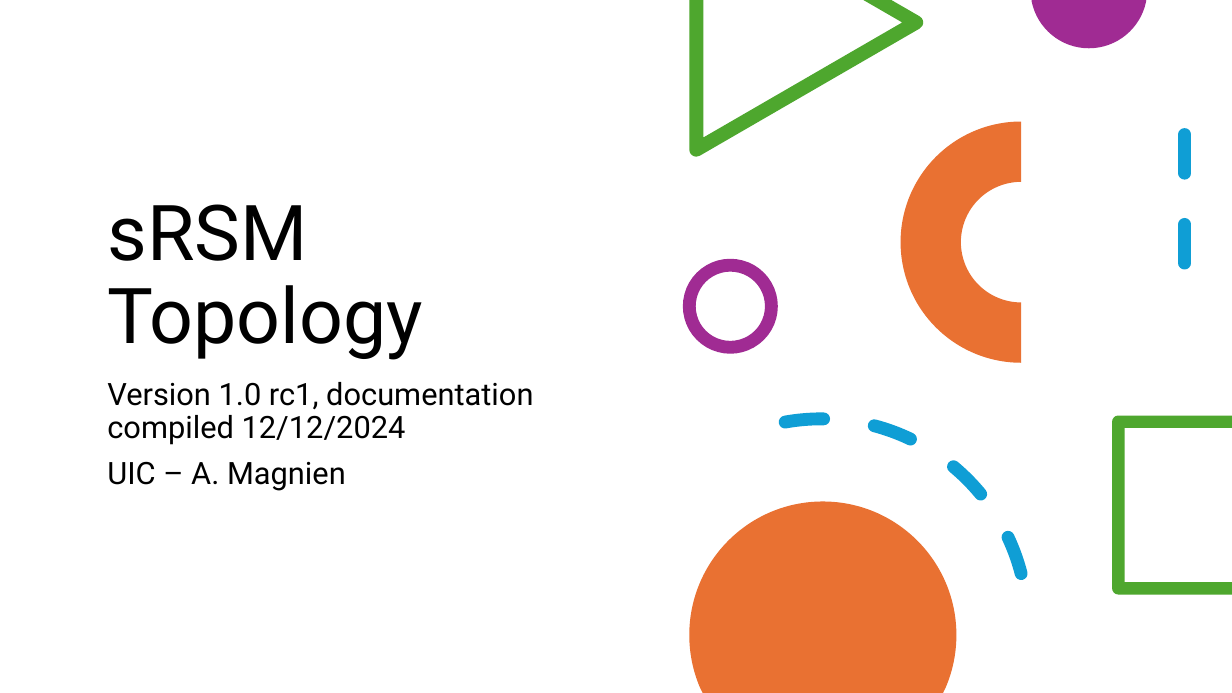
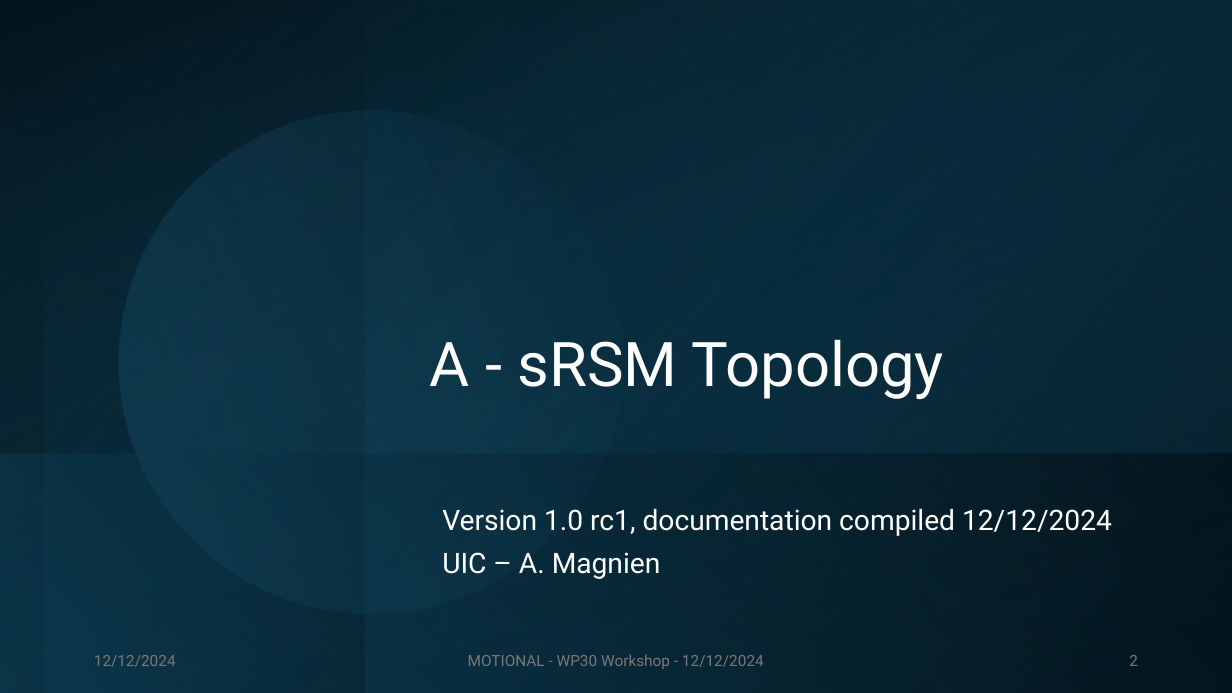
Before and after one commit to UICrail/SemanticRSM, a slide deck: slide 2 of Documentation/illustrations/241212_Topology.pptx. Drawn at 1232x693 pixels with LibreOffice and Linux fonts; fonts in the diff are those of the drawing. Boxes give left, top, right and bottom in pixels: in the first picture for what was removed or moved away, otherwise in the second. Text is boxed around its words. In the diff, an @@ line names an element or a change of style, - is before the commit and + after.

Commit message:
various updates to documentation, external models

```diff
--- a/Documentation/illustrations/241212_Topology.pptx
+++ b/Documentation/illustrations/241212_Topology.pptx
@@ rectangle added at (0, 0, 1232, 693), fill gradient #000000 to #104862 @@
@@ rectangle added at (0, 0, 364, 693), fill gradient #104862 to #000000 @@
@@ rectangle added at (0, 0, 1232, 693), fill gradient #104862 to #000000 @@
@@ rectangle added at (44, 0, 1232, 693), fill gradient #0B3041 to #156082 @@
@@ rectangle added at (365, 1, 1232, 693), fill gradient #104862 to #000000 @@
@@ freeform shape removed at (689, 0, 923, 157) @@
@@ freeform shape removed at (1031, 0, 1146, 48) @@
@@ ellipse added at (79, 72, 663, 653), fill gradient #156082 to #46B1E1 @@
@@ arch (boxed as its full ring) removed at (901, 121, 1142, 362) @@
@@ line removed from (1185, 135) to (1185, 296) @@
@@ ellipse removed at (689, 265, 772, 348) @@
@@ title at (430, 339, 944, 399): text changed; size 60 to 48 pt; text colour #000000 to #FFFFFF @@
-sRSM Topology
+A - sRSM Topology
@@ arc (boxed as its full ellipse) removed at (583, 386, 1062, 693) @@
@@ freeform shape removed at (1113, 416, 1232, 595) @@
@@ rectangle added at (0, 454, 1232, 693), fill gradient #104862 to #000000 @@
@@ text "Version 1.0 rc1, documentation compiled ...": place and size @@
-text "Version 1.0 rc1, documentation compiled ..." at (107, 382, 533, 491)
+text "Version 1.0 rc1, documentation compiled ..." at (442, 508, 1112, 579)
@@ text "Version 1.0 rc1, documentation compiled ..." at (442, 508, 1112, 579): size 24 to 22 pt, text colour #000000 to #FFFFFF @@
@@ freeform shape removed at (689, 502, 957, 693) @@
@@ text added at (94, 655, 176, 667), 12 pt, text #797979 @@
+12/12/2024
@@ text added at (468, 654, 764, 669), 12 pt, text #797979 @@
+MOTIONAL - WP30 Workshop - 12/12/2024
@@ page number added at (1129, 655, 1138, 666), 12 pt, text #797979 @@
+2
```
Also in this commit, not shown: 5 other slides changed, 11 slides added, 3 slides removed, 8 other files.
